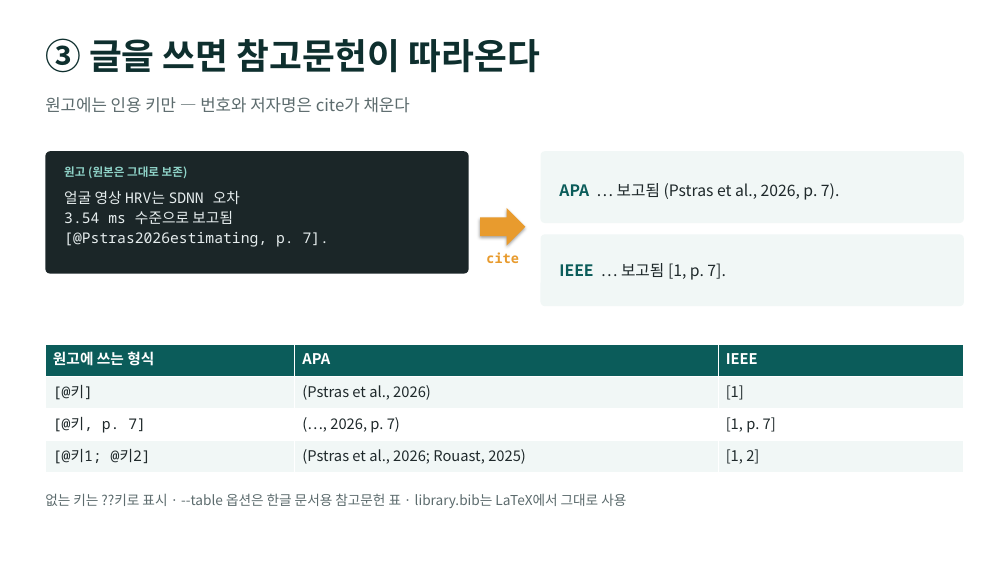
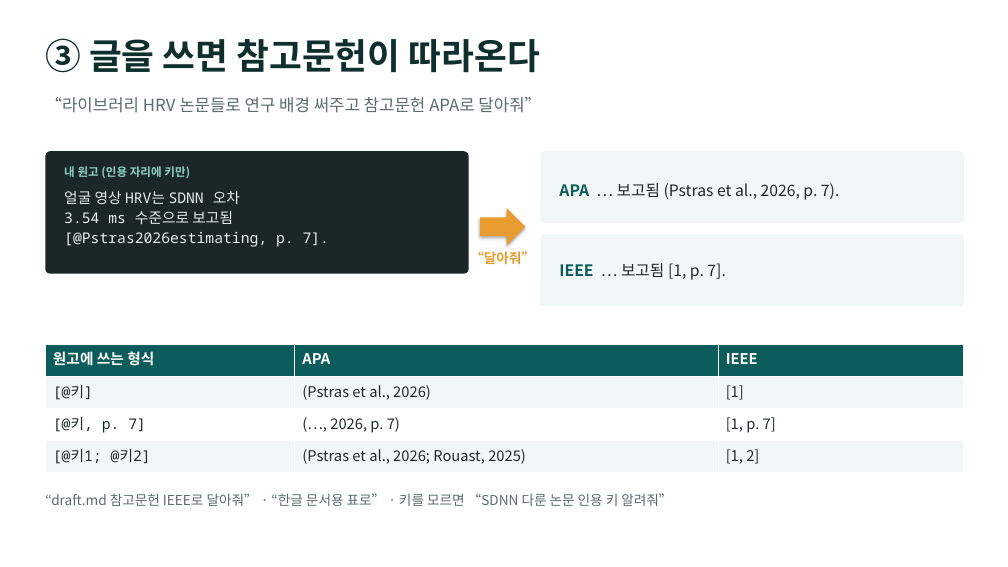
Before and after one commit to emilyJ7/paper-summary, a slide deck: slide 6 of docs/paper-summary_사용가이드.pptx. Drawn at 1008x567 pixels with LibreOffice and Linux fonts; fonts in the diff are those of the drawing. Boxes give left, top, right and bottom in pixels: in the first picture for what was removed or moved away, otherwise in the second. Text is boxed around its words. In the diff, an @@ line names an element or a change of style, - is before the commit and + after.

```diff
--- a/docs/paper-summary_사용가이드.pptx
+++ b/docs/paper-summary_사용가이드.pptx
@@ text at (45, 97, 541, 113): text changed @@
-원고에는 인용 키만 — 번호와 저자명은 cite가 채운다
+“라이브러리 HRV 논문들로 연구 배경 써주고 참고문헌 APA로 달아줘”
@@ text at (64, 166, 190, 178): text changed @@
-원고 (원본은 그대로 보존)
+내 원고 (인용 자리에 키만)
@@ text at (470, 251, 535, 265): text changed; font Noto Sans Mono to Noto Sans CJK KR @@
-cite
+“달아줘”
@@ text at (45, 493, 672, 506): text changed @@
-없는 키는 ??키로 표시 · --table 옵션은 한글 문서용 참고문헌 표 · library.bib는 LaTeX에서 그대로 사용
+“draft.md 참고문헌 IEEE로 달아줘” · “한글 문서용 표로” · 키를 모르면 “SDNN 다룬 논문 인용 키 알려줘”
```
Also in this commit, not shown: 4 other slides changed, 1 slide added, 1 slide removed, 5 other files.
